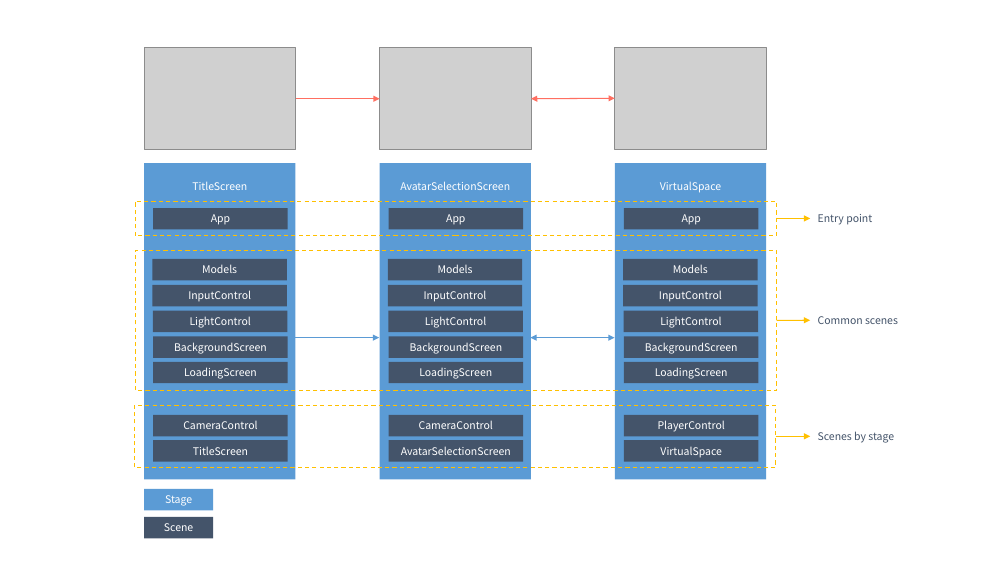
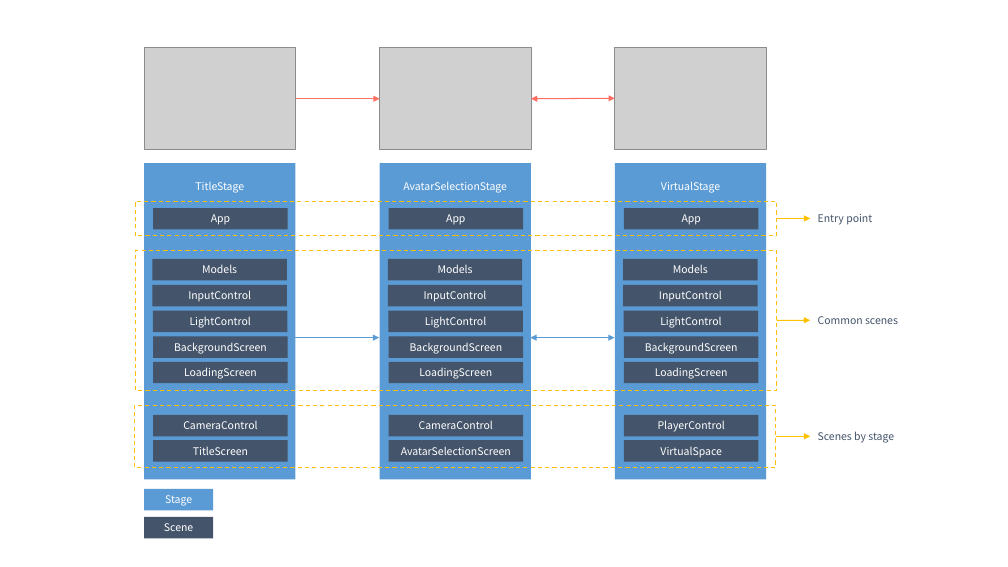
Before and after one commit to extreal-dev/Extreal.Guide, a slide deck: slide 11 of work/work.pptx (slide 9 before the commit). Drawn at 1008x567 pixels with LibreOffice and Linux fonts; fonts in the diff are those of the drawing; grey boxes stand for pictures. Boxes give left, top, right and bottom in pixels: in the first picture for what was removed or moved away, otherwise in the second. Text is boxed around its words. In the diff, an @@ line names an element or a change of style, - is before the commit and + after.

```diff
--- a/work/work.pptx
+++ b/work/work.pptx
@@ text in rectangle at box(195, 182, 244, 193): text changed @@
-TitleScreen
+TitleStage
@@ text in rectangle at box(403, 181, 507, 193): text changed @@
-AvatarSelectionScreen
+AvatarSelectionStage
@@ text in rectangle at box(661, 181, 720, 193): text changed @@
-VirtualSpace
+VirtualStage
```
Also in this commit, not shown: 3 other slides changed, 7 slides added, 5 slides removed, 17 other files.
